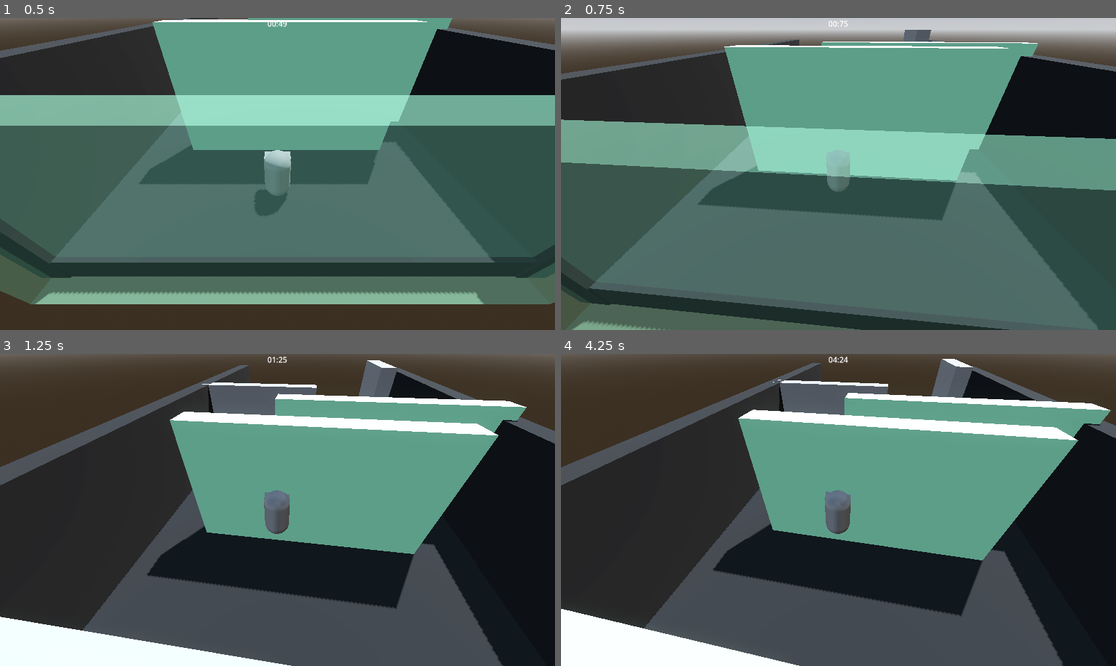
Above: before the commit, frames 1-4 (two rows, left to right).
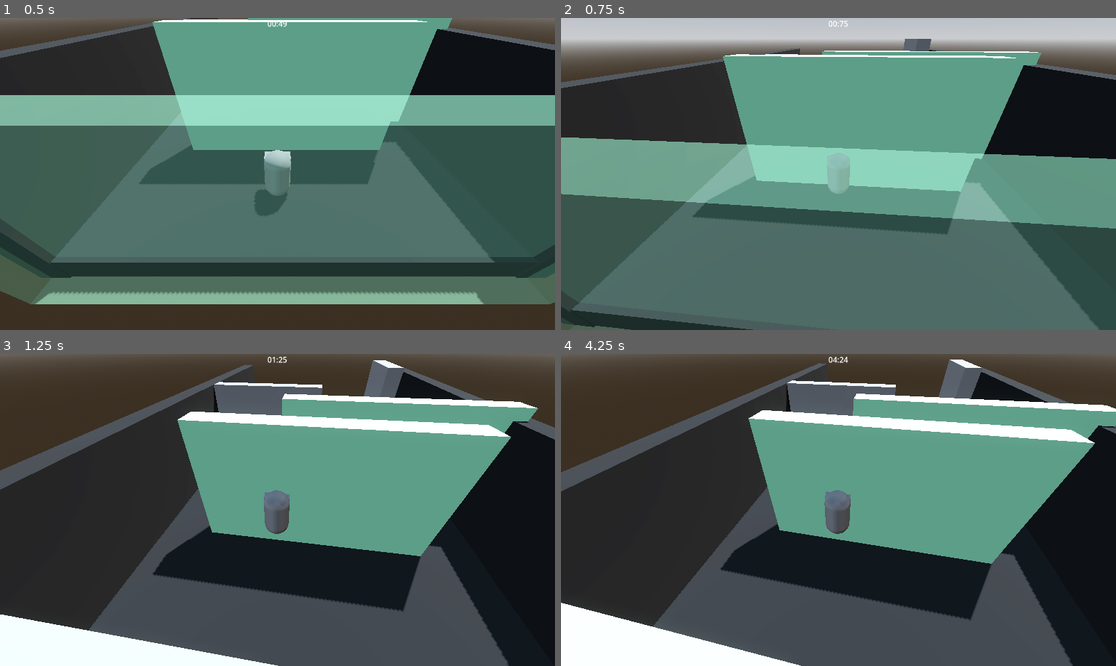
Above: after the commit, the same moments.

Repository: Luis-Blash/speed_attack
Game: Godot game, scene res://levels/level01/main.tscn
Two runs of this game, one before a commit and one after it. Both use one fixed random seed, a clock stepped at 60 frames per second and the inputs below.
Inputs (mouse positions are in pixels of both pictures, inside the frame that each line leads up to):
- Up to frame 1 (0.5 s): no input
- Up to frame 2 (0.75 s): move the mouse to (866, 174) at 0.52 s; hold Up (move_up) from 0.53 s (still down); tap G (attack_1) at 0.6 s
- Up to frame 3 (1.25 s): keep holding Up (move_up); tap Space (jump) at 0.77 s
- Up to frame 4 (4.25 s): keep holding Up (move_up); move the mouse to (810, 510) at 1.27 s; tap Shift (dash) at 1.35, 3.6 s; tap Space (jump) at 1.52, 3.02, 3.77 s; move the mouse to (849, 503) at 2.02 s; tap C (throw) at 2.1 s; move the mouse to (832, 516) at 2.77 s; tap G (attack_1) at 2.85 s; move the mouse to (877, 513) at 3.52 s

Frame 1 is identical in both runs. In frame 2, 34% of the frame differs, in the area x 0-100%, y 3-100%; in frame 3, 5.0%; in frame 4, 7.1%.

Commit message:
feat(player, enemy): view attack mesh 3d

Diff:
--- a/entities/enemy/enemy.tscn
+++ b/entities/enemy/enemy.tscn
@@ -18,7 +18,8 @@
 radius = 5.029
 
 [sub_resource type="SphereShape3D" id="SphereShape3D_h2yge"]
-radius = 1.0
+
+[sub_resource type="SphereMesh" id="SphereMesh_ksmh7"]
 
 [node name="Enemy" type="CharacterBody3D" unique_id=1678059731 groups=["enemy"]]
 script = ExtResource("1_ksmh7")
@@ -51,6 +52,8 @@
 collision_layer = 0
 
 [node name="CollisionShape3D" type="CollisionShape3D" parent="AttackArea" unique_id=1780239666]
-transform = Transform3D(1, 0, 0, 0, 1, 0, 0, 0, 1, 0, 0, -0.12767792)
 shape = SubResource("SphereShape3D_h2yge")
 debug_color = Color(0.95130855, 0.22093806, 0.06852095, 0.41960785)
+
+[node name="MeshInstance3D" type="MeshInstance3D" parent="AttackArea" unique_id=357748567]
+mesh = SubResource("SphereMesh_ksmh7")
--- a/entities/player/player.gd
+++ b/entities/player/player.gd
@@ -1,7 +1,7 @@
 extends CharacterBody3D
 
 # --- configuración ---
-@export var speed: float = 11.0
+@export var speed: float = 16.0
 @export var gravity: float = 55.0
 @export var jump_force: float = 15.0
 
@@ -35,6 +35,7 @@
 
 # --- referencias ---
 @onready var attack_area: Area3D = $AttackArea
+@onready var attack_area_mesh: MeshInstance3D = $AttackArea/atackView
 @onready var shape_cast: ShapeCast3D = $ShapeCast3D
 @export var spawn_point: Marker3D
 @export var camera: Camera3D
@@ -43,6 +44,7 @@
 func _ready() -> void:
 	global_position = spawn_point.global_position
 	attack_area.monitoring = false
+	attack_area_mesh.visible = false
 	attack_area.body_entered.connect(_on_attack_hit)
 
 func _physics_process(delta: float) -> void:
@@ -95,6 +97,7 @@
 	is_attacking = true
 	attack_timer = attack_duration
 	attack_area.monitoring = true
+	attack_area_mesh.visible = true
 
 func _handle_attack(delta: float) -> void:
 	if not is_attacking:
@@ -103,6 +106,7 @@
 	if attack_timer <= 0.0:
 		is_attacking = false
 		attack_area.monitoring = false
+		attack_area_mesh.visible = false
 
 # --- estados ---
 func _state_idle() -> void:
--- a/entities/player/player.tscn
+++ b/entities/player/player.tscn
@@ -9,6 +9,11 @@
 [sub_resource type="BoxMesh" id="BoxMesh_ig7tw"]
 
 [sub_resource type="BoxShape3D" id="BoxShape3D_h2yge"]
+
+[sub_resource type="StandardMaterial3D" id="StandardMaterial3D_symyc"]
+albedo_color = Color(0.87644494, 0.946613, 1.540184e-06, 1)
+
+[sub_resource type="SphereMesh" id="SphereMesh_symyc"]
 
 [sub_resource type="SphereShape3D" id="SphereShape3D_1bvp3"]
 radius = 0.6
@@ -33,5 +38,10 @@
 [node name="CollisionShape3D" type="CollisionShape3D" parent="AttackArea" unique_id=2073783958]
 shape = SubResource("BoxShape3D_h2yge")
 
+[node name="atackView" type="MeshInstance3D" parent="AttackArea" unique_id=1681863234]
+transform = Transform3D(0.5, 0, 0, 0, 0.5, 0, 0, 0, 0.5, 0, 0, -0.05669701)
+material_override = SubResource("StandardMaterial3D_symyc")
+mesh = SubResource("SphereMesh_symyc")
+
 [node name="ShapeCast3D" type="ShapeCast3D" parent="." unique_id=1233441116]
 shape = SubResource("SphereShape3D_1bvp3")
